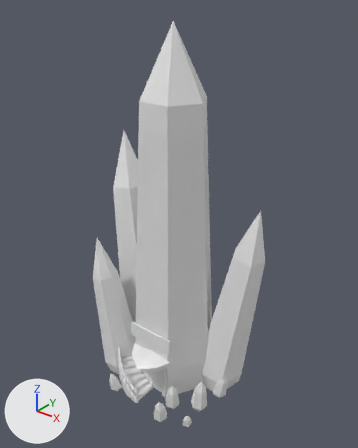
The glTF model src/art/assets/hotel.glb, before and after one commit.
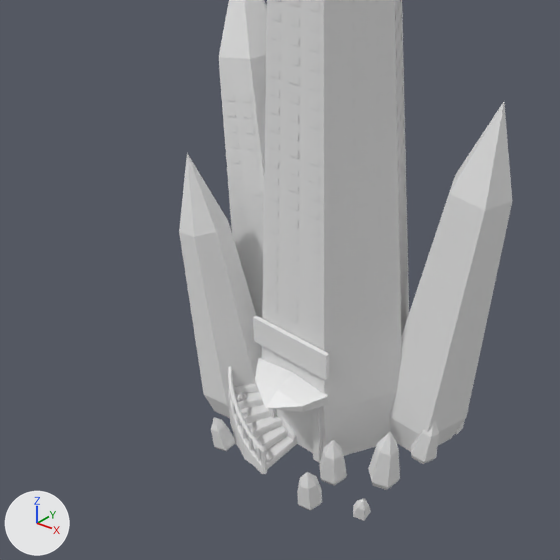
Each version is shown whole from a camera (50 mm lens) standing at (21.1, -25.2, 30.1) and looking at (-0.2, 1.3, 13.6), then close up on the part from 0% to 81% of the width and 35% to 100% of the height. Lighting does not change. The marker at lower left points along +X, +Y and +Z. The last two pictures show the newer version. Vertices at exactly the same position are counted once.

In view in the first close-up: 'stair-rail', 'stair-stringer', 'stair-tread', 'tower-crystals', 'tower-main', 'tower-porch', 'tower-signboard', 'tower-spire-a', 'tower-spire-b', 'tower-spire-c', 'tower-windows' and 3 more.
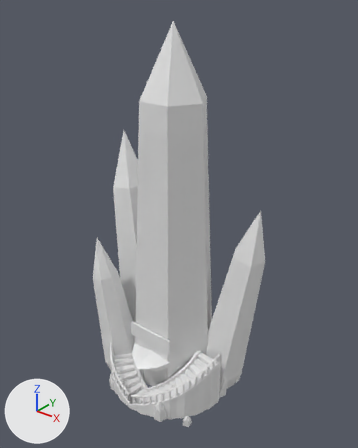
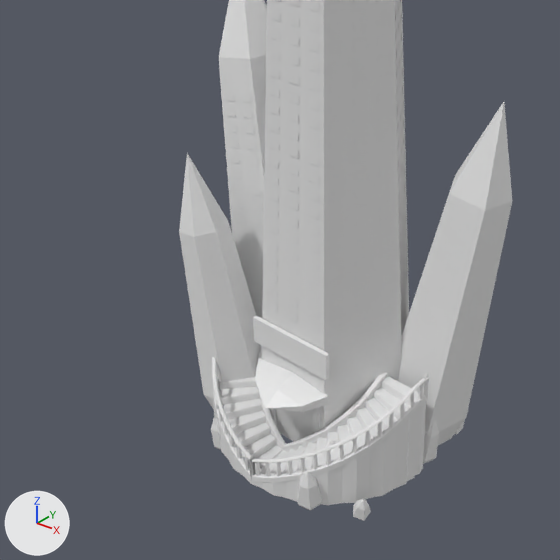
What the commit changed:
me_stair_rail is used by ob_stair_rail; location (0.0, 0.0, 0.0).
me_stair_rail had 366 vertices, 724 faces and spanned x -4.36..0.0, y -4.36..0.0, z 0.39..4.12.
me_stair_rail now has 384 vertices, 760 faces and spans x -5.02..0.0, y -5.02..0.0, z 0.39..4.76.
me_stair_rail part 1: the loose piece of 198 vertices spanning x -4.36..0.0, y -4.36..0.0, z 1.12..4.12 is rebuilt with 234 vertices and now spans x -5.02..0.0, y -5.02..0.0, z 1.12..4.76.
me_stair_rail part 2: the loose piece of 168 vertices spanning x -2.44..0.0, y -2.44..0.0, z 0.39..3.38 is rebuilt with 150 vertices and now spans x -3.11..0.0, y -3.11..0.0, z 0.39..4.03.
me_stair_stringer is used by ob_stair_stringer; location (0.0, 0.0, 0.0).
me_stair_stringer had 320 vertices, 632 faces and spanned x -4.4..0.0, y -4.41..0.0, z 0.0..3.3.
me_stair_stringer now has 360 vertices, 712 faces and spans x -5.06..0.0, y -5.07..0.0, z 0.0..3.94.
me_stair_stringer part 3: the loose piece of 160 vertices spanning x -4.4..0.0, y -4.41..0.0, z 0.0..3.3 is rebuilt with 180 vertices and now spans x -5.06..0.0, y -5.07..0.0, z 0.0..3.94.
me_stair_stringer part 4: the loose piece of 160 vertices spanning x -2.43..0.0, y -2.43..0.0, z 0.0..3.3 is rebuilt with 180 vertices and now spans x -3.09..0.0, y -3.09..0.0, z 0.0..3.94.
me_stair_tread is used by ob_stair_tread; location (0.0, 0.0, 0.0).
me_stair_tread had 160 vertices, 316 faces and spanned x -4.2..0.0, y -4.2..0.0, z 0.0..3.2.
me_stair_tread now has 192 vertices, 380 faces and spans x -4.86..0.0, y -4.86..0.0, z 0.0..3.84.
me_stair_tread part 5: 160 vertices removed from x -4.2..0.0, y -4.2..0.0, z 0.0..3.2; 192 vertices added at x -4.86..0.0, y -4.86..0.0, z 0.0..3.84.
Mesh me_stair_left_tread is new.
It has 192 vertices, 380 faces and spans x 0.0..4.86, y -4.86..0.0, z 0.0..3.84.
Mesh me_stair_left_stringer is new.
It has 360 vertices, 712 faces and spans x 0.0..5.06, y -5.07..0.0, z 0.0..3.94.
Mesh me_stair_left_rail is new.
It has 384 vertices, 760 faces and spans x 0.0..5.02, y -5.02..0.0, z 0.39..4.76.
Mesh me_stair_left_newel is new.
It has 90 vertices, 164 faces and spans x -0.12..5.06, y -5.06..0.12, z 0.0..4.98.
Mesh me_stair_left_baluster is new.
It has 300 vertices, 540 faces and spans x 0.22..5.01, y -5.01..-0.22, z 0.53..4.66.
Object 'stair-left-tread' (ob_stair_left_tread) is new; it shows me_stair_left_tread.
Its location is (0.0, 0.0, 0.0).
Object 'stair-left-stringer' (ob_stair_left_stringer) is new; it shows me_stair_left_stringer.
Its location is (0.0, 0.0, 0.0).
Object 'stair-left-rail' (ob_stair_left_rail) is new; it shows me_stair_left_rail.
Its location is (0.0, 0.0, 0.0).
Object 'stair-left-newel' (ob_stair_left_newel) is new; it shows me_stair_left_newel.
Its location is (0.0, 0.0, 0.0).
Object 'stair-left-baluster' (ob_stair_left_baluster) is new; it shows me_stair_left_baluster.
Its location is (0.0, 0.0, 0.0).

Where the change shows, as pixel boxes (x1, y1, x2, y2) in the close-ups (560 x 560 px):
'stair-left-stringer', added
    after: (251, 375, 427, 505)
'stair-tread', reshaped
    before: (234, 384, 294, 469)
    after: (218, 355, 283, 473)
'stair-left-tread', added
    after: (260, 376, 419, 474)
'stair-stringer', reshaped (20% taller)
    before: (228, 385, 297, 474)
    after: (213, 376, 283, 483)
'stair-left-rail', added
    after: (252, 373, 426, 463)
'stair-rail', reshaped
    before: (228, 366, 296, 449)
    after: (212, 345, 286, 459)
'stair-left-baluster', added
    after: (256, 384, 423, 477)
'stair-left-newel', added
    after: (423, 373, 429, 397)
part 1 of me_stair_rail, rebuilt (14% wider, 23% taller)
    before: (228, 366, 262, 449)
    after: (212, 357, 251, 459)
part 2 of me_stair_rail, rebuilt (mostly hidden before)
    before: (281, 416, 296, 440)
    after: (259, 345, 286, 448)
part 3 of me_stair_stringer, rebuilt (11% wider, 20% taller)
    before: (228, 385, 262, 474)
    after: (213, 376, 251, 483)
part 4 of me_stair_stringer, rebuilt (mostly hidden)
    before: (282, 421, 297, 446)
    after: (260, 399, 283, 449)
'tower-crystals', unchanged, covered by the edit
    both: (211, 391, 465, 521)
